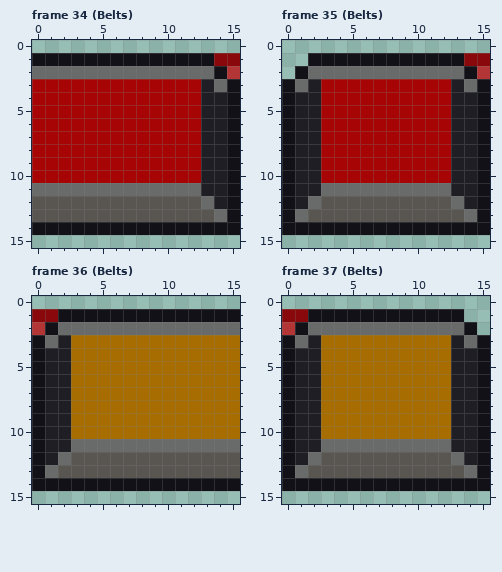
Edited in one commit: pixel-art file (art/conveyors/conveyor.aseprite). The picture above was drawn from the file before the commit.
16x16 pixels, 65 frames. Shown: frame 34 (Belts), frame 35 (Belts), frame 36 (Belts), frame 37 (Belts). The commit also changed other frames, which this record leaves out.
After:
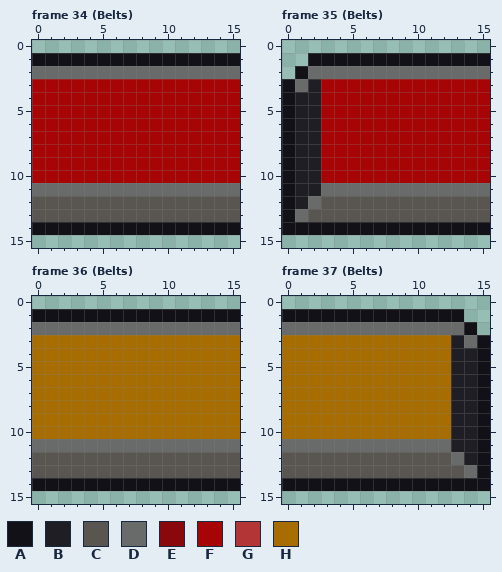
Palette (. is transparent): A #121117  B #1f1e25  C #595652  D #696a6a  E #89080b  F #a70505  G #b43535  H #a76d00
What changed:
layer "BeltEndOverlay" now hidden
Changed rows in their new state; - is an unchanged pixel.
Frame 34 (Belts):
first column x 13:
 1 -AA
 2 -DD
 3 FFF
 4 FFF
 5 FFF
 6 FFF
 7 FFF
 8 FFF
 9 FFF
10 FFF
11 DDD
12 CCC
13 -CC
Frame 35 (Belts): the same change as frame 34 (Belts)
Frame 36 (Belts):
first column x 0:
 1 AA-
 2 DD-
 3 HHH
 4 HHH
 5 HHH
 6 HHH
 7 HHH
 8 HHH
 9 HHH
10 HHH
11 DDD
12 CCC
13 CC-
Frame 37 (Belts): the same change as frame 36 (Belts)
Where, in picture pixels (left, top, right, bottom), the same in both pictures:
changed: (201, 53, 240, 222)
changed: (451, 53, 490, 222)
changed: (32, 309, 71, 478)
changed: (282, 309, 321, 478)
